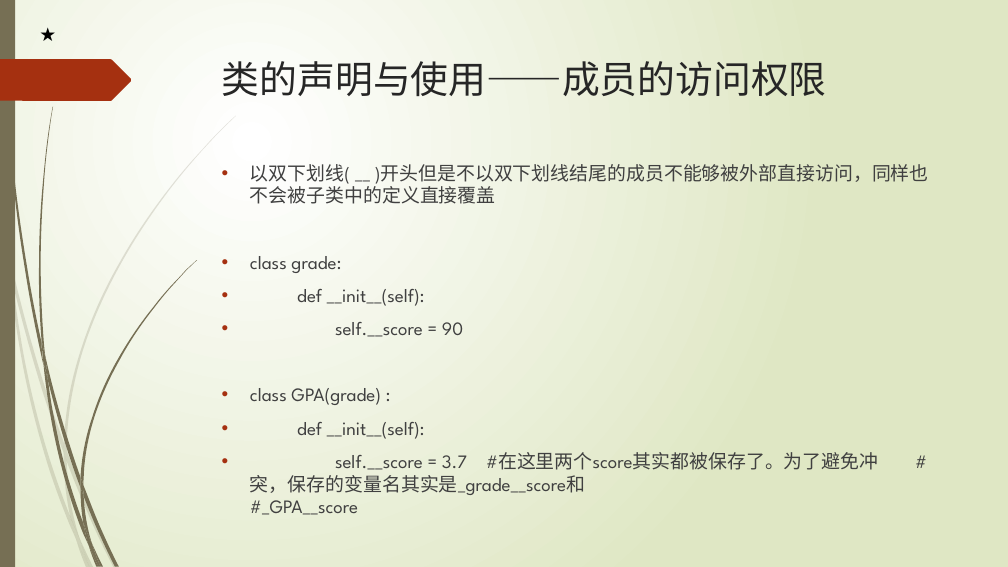
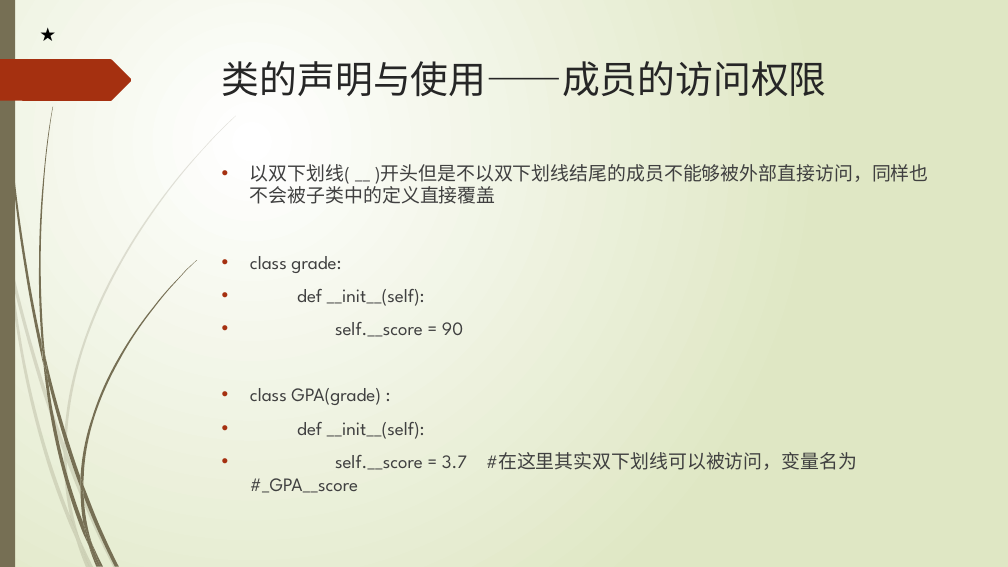
Before and after one commit to snowareas/Training, a slide deck: slide 19 of python/lecture/Python1.pptx. Drawn at 1008x567 pixels with LibreOffice and Linux fonts; fonts in the diff are those of the drawing. Boxes give left, top, right and bottom in pixels: in the first picture for what was removed or moved away, otherwise in the second. Text is boxed around its words. In the diff, an @@ line names an element or a change of style, - is before the commit and + after.

```diff
--- a/python/lecture/Python1.pptx
+++ b/python/lecture/Python1.pptx
@@ text at box(335, 452, 857, 470): text changed @@
-• self.__score = 3.7 #在这里两个score其实都被保存了。为了避免冲 #突，保存的变量名其实是_grade__score和 #_GPA__score
+• self.__score = 3.7 #在这里其实双下划线可以被访问，变量名为 #_GPA__score
```
Also in this commit, not shown: 4 other slides changed.
